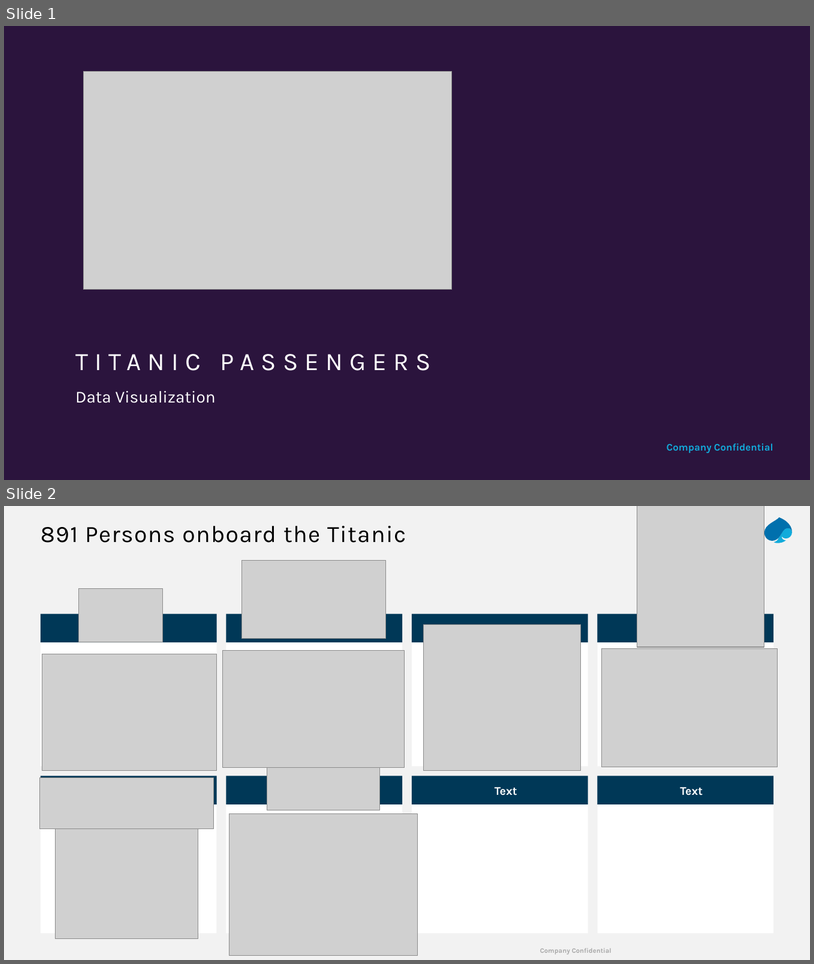
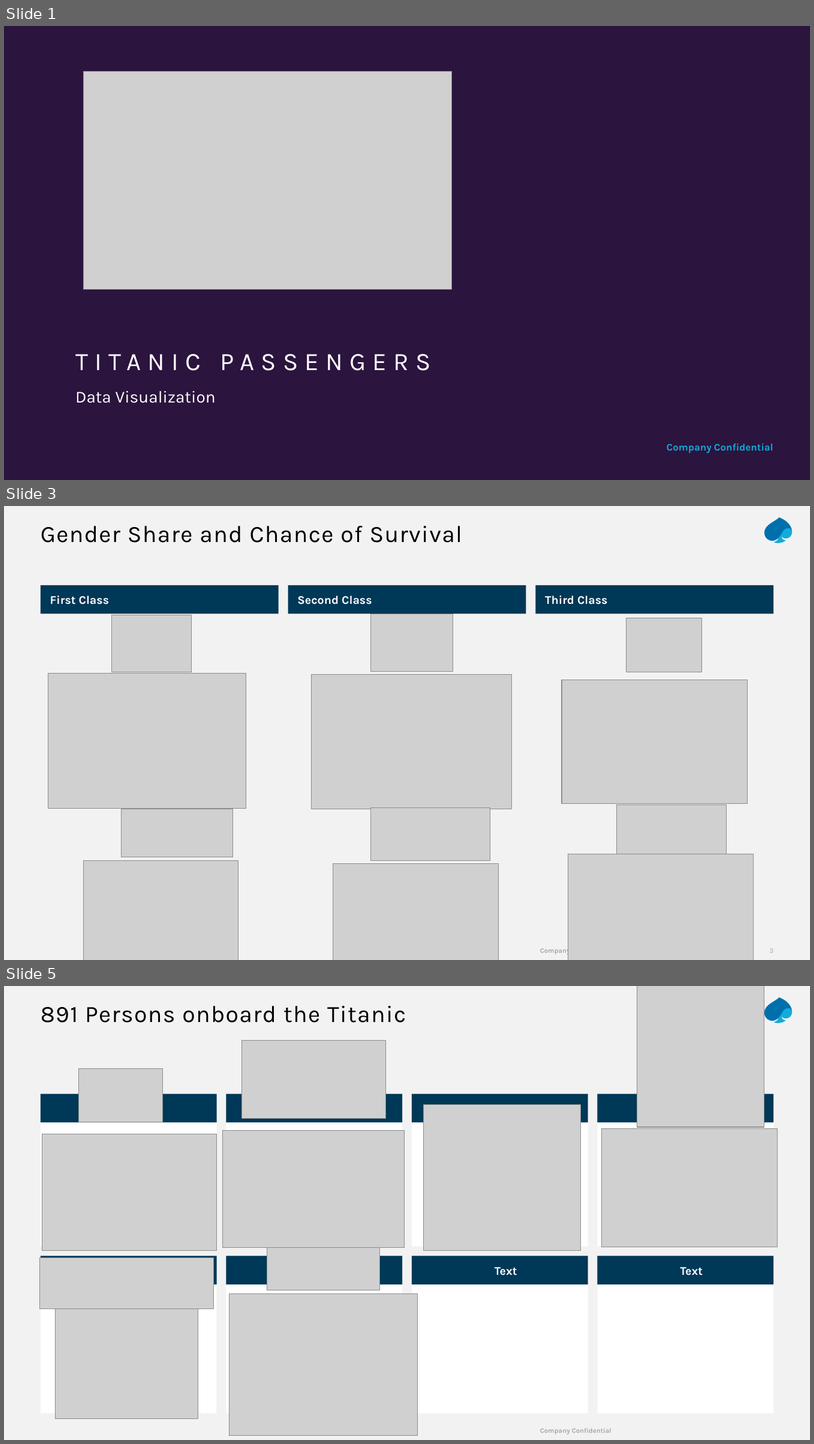
Before and after one commit to Blitzbert/Titanic, a slide deck: 2021-04-06_Data Visualization.pptx. Shown one above the other, each under a label of ours: slides 1 and 2 before the commit, slides 1, 3 and 5 after it; the slides between them are not shown. The pictures are 814x964 and 814x1444 pixels, drawn with LibreOffice and Linux fonts; fonts in the diff are those of the drawing; grey boxes stand for pictures; background and template pictures are left out. Boxes give left, top, right and bottom in pixels: in the first picture for what was removed or moved away, otherwise in the second. Text is boxed around its words. In the diff, an @@ line names an element or a change of style, - is before the commit and + after.

```diff
--- a/2021-04-06_Data Visualization.pptx
+++ b/2021-04-06_Data Visualization.pptx
@@ slide 3 added at [4, 506, 810, 960], background #F2F2F2; not listed: 3 template elements that a slide beside it also shows @@
@@ title added at [41, 526, 463, 543], 28 pt, text #000000 @@
+Gender Share and Chance of Survival
@@ rectangle added at [40, 585, 279, 613], fill #003856, 14 pt, text #FFFFFF, bold @@
+First Class
@@ rectangle added at [288, 585, 527, 613], fill #003856, 14 pt, text #FFFFFF, bold @@
+Second Class
@@ rectangle added at [536, 585, 774, 613], fill #003856, 14 pt, text #FFFFFF, bold @@
+Third Class
@@ picture added at [371, 613, 453, 671] @@
@@ picture added at [111, 615, 192, 672] @@
@@ picture added at [626, 618, 702, 672] @@
@@ picture added at [48, 673, 246, 808] @@
@@ picture added at [312, 674, 512, 809] @@
@@ picture added at [563, 679, 748, 804] @@
@@ picture added at [122, 809, 233, 857] @@
@@ picture added at [371, 807, 491, 861] @@
@@ picture added at [617, 804, 726, 856] @@
@@ picture added at [83, 861, 238, 960] @@
@@ picture added at [333, 864, 499, 960] @@
@@ picture added at [569, 854, 754, 960] @@
@@ page number added at [770, 948, 774, 952], 8 pt, text #A6A6A6 @@
+3
@@ what was slide 2 is now slide 5 @@
```
Also in this commit, not shown: 2 slides changed, 2 other slides added, 4 slides removed.
